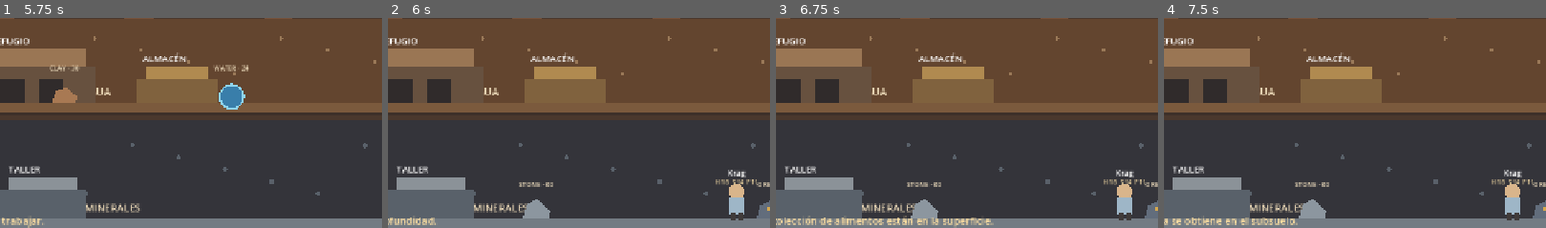
Above: before the commit, frames 1-4 (left to right).
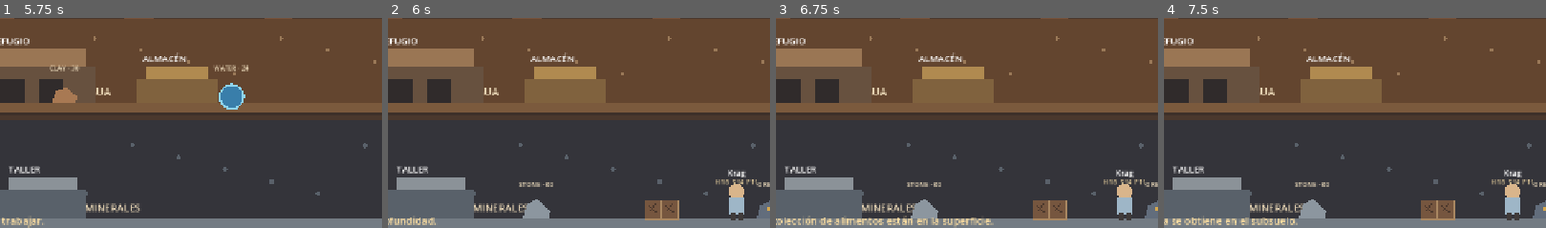
Above: after the commit, the same moments.

Repository: black-cuba/Dwarf-Land
Game: Godot game, scene res://scenes/main.tscn
Same seed, same stepped clock (60 frames per second), same inputs: the game is played once before the commit and once after it.
Inputs:
- Up to frame 1 (5.75 s): click "Cambiar nivel" at 0.5 s; click "Recolectar comida" at 1.25 s; click "Recoger agua" at 2 s; click "Extraer piedra" at 2.75 s; click "Cortar madera" at 3.5 s; click "Pausar" at 4.25 s; click "Reanudar" at 5 s
- Up to frame 2 (6 s): click "Cambiar nivel" at 5.75 s
- Up to frame 3 (6.75 s): click "Recolectar comida" at 6.5 s
- Up to frame 4 (7.5 s): click "Recoger agua" at 7.25 s
The pictures show only the part of the screen within x 14-64%, y 34-84%; the shares and areas given below are measured in that part.

Frame 1 is identical in both runs. In frame 2, 0.9% of the frame differs, in the area x 67-77%, y 86-97%; in frame 3, 0.9%; in frame 4, 0.9%.

Commit message:
Add touch and mouse controls for terrain excavation

Diff:
--- a/scripts/game.gd
+++ b/scripts/game.gd
@@ -36,6 +36,7 @@
 
 func _draw() -> void:
 	_draw_cavern()
+	_draw_excavation_blocks()
 	_draw_structures()
 	_draw_resource_nodes()
 	_draw_colonists()
@@ -76,6 +77,53 @@
 	draw_line(Vector2(1115, 200), Vector2(1115, 590), Color("#c7a66a"), 3.0)
 	var lift_y: float = floors[simulation.active_level]
 	draw_circle(Vector2(1115, lift_y), 10.0, Color("#f4c76b"))
+
+
+
+func _draw_excavation_blocks() -> void:
+	var floors := [205.0, 390.0, 585.0]
+	for cell in simulation.navigation.get_diggable_cells():
+		if cell.y != simulation.active_level:
+			continue
+		var px := 65.0 + float(cell.x) * 28.0
+		var floor_y: float = floors[cell.y]
+		draw_rect(Rect2(px - 13, floor_y - 31, 26, 31), Color("#76563f"))
+		draw_rect(Rect2(px - 13, floor_y - 31, 26, 31), Color("#a98761"), false, 2.0)
+		draw_line(Vector2(px - 8, floor_y - 22), Vector2(px + 7, floor_y - 10), Color("#4d392d"), 2.0)
+		draw_line(Vector2(px + 5, floor_y - 27), Vector2(px - 4, floor_y - 14), Color("#4d392d"), 2.0)
+
+
+func _unhandled_input(event: InputEvent) -> void:
+	var pressed := false
+	var position := Vector2.ZERO
+	if event is InputEventMouseButton and event.button_index == MOUSE_BUTTON_LEFT and event.pressed:
+		pressed = true
+		position = event.position
+	elif event is InputEventScreenTouch and event.pressed:
+		pressed = true
+		position = event.position
+
+	if not pressed:
+		return
+
+	var floors := [205.0, 390.0, 585.0]
+	var floor_y: float = floors[simulation.active_level]
+	if position.x < 65.0 or position.x > 1185.0:
+		return
+	if position.y < floor_y - 58.0 or position.y > floor_y + 18.0:
+		return
+
+	var cell_x := clampi(roundi((position.x - 65.0) / 28.0), 0, ColonyNavigationGrid.GRID_WIDTH - 1)
+	var target := Vector2i(cell_x, simulation.active_level)
+	if simulation.navigation.can_dig(target):
+		if simulation.queue_excavation(target):
+			message = "Excavación ordenada en la celda %d." % cell_x
+		else:
+			message = "No se pudo crear la orden de excavación."
+		_refresh_interface()
+		return
+	message = "Selecciona un bloque de roca marcado para excavar."
+	_refresh_interface()
 
 
 func _draw_structures() -> void:
